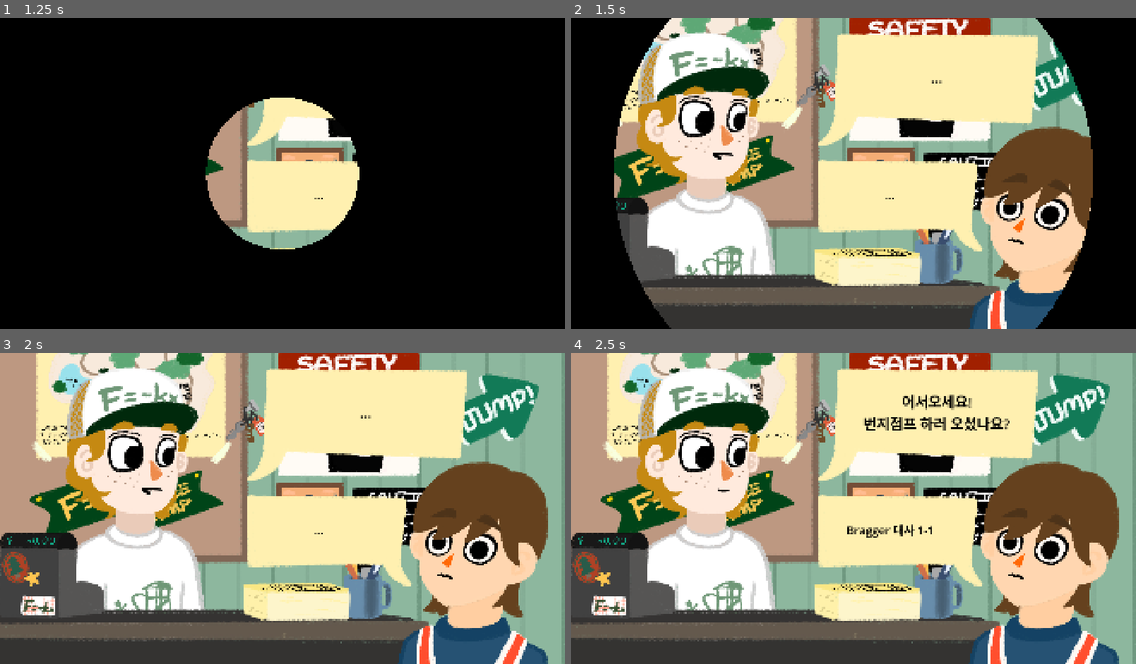
Above: before the commit, frames 1-4 (two rows, left to right).
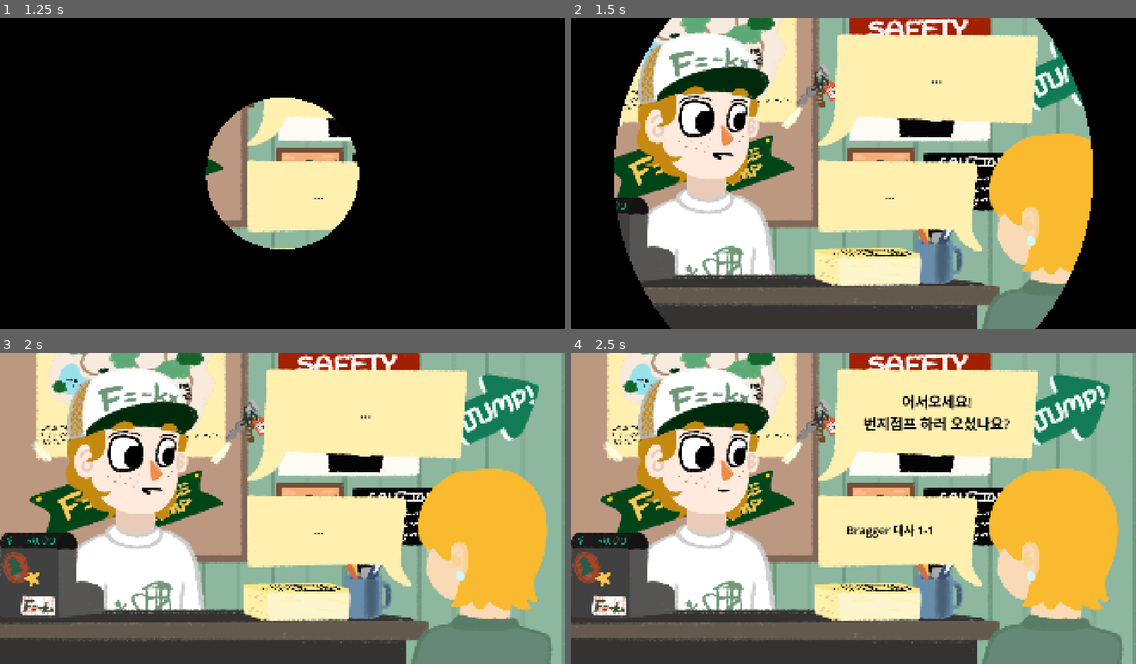
Above: after the commit, the same moments.

Repository: xyur2/F--kx
Game: Godot game, scene res://scene/main.tscn
Same seed, same stepped clock (60 frames per second), same inputs: the game is played once before the commit and once after it. This scene is started directly instead of the project's main scene.
Inputs:
- Up to frame 1 (1.25 s): tap Space (continue) at 0.6 s
- Up to frame 2 (1.5 s): tap Space (continue) at 1.35 s
- Up to frame 3 (2 s): no input
- Up to frame 4 (2.5 s): tap Enter at 2 s; tap Space (continue) at 2.1 s

Frame 1 is identical in both runs. In frame 2, 9.1% of the frame differs, in the area x 70-93%, y 34-100%; in frame 3, 13%, in the area x 70-98%, y 34-100%; in frame 4, 13%.

Commit message:
손님 외형 애니메이션 적용

Diff:
--- a/scene/customer.tscn
+++ b/scene/customer.tscn
@@ -9,6 +9,11 @@
 [ext_resource type="Texture2D" uid="uid://do1br3tm3v4f" path="res://asset/c2_2.png" id="7_ax5v5"]
 [ext_resource type="Texture2D" uid="uid://bnjafd4fagkgw" path="res://asset/c2_3.png" id="8_1o1vb"]
 [ext_resource type="Texture2D" uid="uid://cgkw2pyc6jgpa" path="res://asset/c2_4.png" id="9_2cc2q"]
+[ext_resource type="Texture2D" uid="uid://thtfw62n68kf" path="res://asset/c3_1.png" id="10_3d75n"]
+[ext_resource type="Texture2D" uid="uid://dqc3tdr8fses1" path="res://asset/c3_2.png" id="11_ax5v5"]
+[ext_resource type="Texture2D" uid="uid://b034wlotg40pd" path="res://asset/c3_3.png" id="12_1o1vb"]
+[ext_resource type="Texture2D" uid="uid://cbk7huqrx6fe6" path="res://asset/c3_4.png" id="13_2cc2q"]
+[ext_resource type="Script" uid="uid://q0nwbp8rexxi" path="res://script/customer_shape.gd" id="14_ax5v5"]
 
 [sub_resource type="SpriteFrames" id="SpriteFrames_ty3hb"]
 animations = [{
@@ -75,6 +80,38 @@
 "loop": true,
 "name": &"c2_4",
 "speed": 5.0
+}, {
+"frames": [{
+"duration": 1.0,
+"texture": ExtResource("10_3d75n")
+}],
+"loop": true,
+"name": &"c3_1",
+"speed": 5.0
+}, {
+"frames": [{
+"duration": 1.0,
+"texture": ExtResource("11_ax5v5")
+}],
+"loop": true,
+"name": &"c3_2",
+"speed": 5.0
+}, {
+"frames": [{
+"duration": 1.0,
+"texture": ExtResource("12_1o1vb")
+}],
+"loop": true,
+"name": &"c3_3",
+"speed": 5.0
+}, {
+"frames": [{
+"duration": 1.0,
+"texture": ExtResource("13_2cc2q")
+}],
+"loop": true,
+"name": &"c3_4",
+"speed": 5.0
 }]
 
 [node name="Customer" type="Node2D" unique_id=1501992636]
@@ -82,4 +119,7 @@
 
 [node name="AnimatedSprite2D" type="AnimatedSprite2D" parent="." unique_id=272378064]
 sprite_frames = SubResource("SpriteFrames_ty3hb")
-animation = &"c1_3"
+animation = &"c1_1"
+script = ExtResource("14_ax5v5")
+
+[connection signal="shape" from="." to="AnimatedSprite2D" method="_on_customer_shape"]
--- a/scene/main.tscn
+++ b/scene/main.tscn
@@ -34,6 +34,9 @@
 
 [node name="Bungee" parent="." unique_id=304857572 instance=ExtResource("1_v0l8b")]
 position = Vector2(0, 2000)
+
+[node name="AnimatedSprite2D" parent="Bungee/Customer" parent_id_path=PackedInt32Array(304857572, 242103159) index="0" unique_id=272378064]
+script = null
 
 [node name="Tower" parent="." unique_id=1629670762 instance=ExtResource("2_wp4xf")]
 
--- a/script/customer.gd
+++ b/script/customer.gd
@@ -2,10 +2,9 @@
 class_name Customer
 
 var personalities = ["Cower", "Bragger", "Mania", "Master"]
-var shapes = ["c1", "c2", "c3"]
+var shapes = [1, 2, 3]
+var chrshape = shapes.pick_random()
 var personality = personalities.pick_random()
-var animation
-signal shape(chr, phase)
 
 func get_line1():
 	var lines
@@ -94,30 +93,5 @@
 			]
 	return lines.pick_random()
 
-func set_shape1():
-	animation = get_child(0)
-	match shape:
-		"c1" : shape.emit(1, 1)
-		"c2" : shape.emit(2, 1)
-		"c3" :  shape.emit(3, 1)
-
-func set_shape2():
-	animation = get_child(0)
-	match shape:
-		"c1" : shape.emit(1, 2)
-		"c2" : shape.emit(2, 2)
-		"c3" :  shape.emit(3, 2)
-
-func set_shape3():
-	animation = get_child(0)
-	match shape:
-		"c1" : shape.emit(1, 3)
-		"c2" : shape.emit(2, 3)
-		"c3" :  shape.emit(3, 3)
-
-func set_shape4():
-	animation = get_child(0)
-	match shape:
-		"c1" : shape.emit(1, 4)
-		"c2" : shape.emit(2, 4)
-		"c3" :  shape.emit(3, 4)
+func get_shape():
+	return chrshape
--- a/script/gamesystem.gd
+++ b/script/gamesystem.gd
@@ -111,7 +111,7 @@
 		line_num_total = lines.size()
 		today.increase_customer()
 		camera.offset = tower_pos
-		customer.set_shape1()
+		set_shape(tower_customer_animation, customer.get_shape(), 1)
 		await transition.transition_out()         # 열기
 		line_num_now = 0
 		set_line_bungee_me("...")
@@ -141,7 +141,7 @@
 		camera.offset = bungee_pos
 		joke_scene.visible = true
 		pointer.position = Vector2(980.0, 540.0)
-		customer.set_shape2()
+		set_shape(bungee_customer_animation, customer.get_shape(), 2)
 		await transition.transition_out()         # 열기
 
 		# ----------- 장난 선택 장면 --------------
@@ -179,7 +179,7 @@
 			elif speaker == "customer":
 				set_line_bungee_customer(line_now)
 				bungee_me_animation.play("default")
-				customer.set_shape3()
+				set_shape(bungee_customer_animation, customer.get_shape(), 3)
 			else:
 				print("speaker 지정에 문제 발생")
 			line_num_now += 1
@@ -187,8 +187,8 @@
 		bungee_me_animation.play("smile")
 		await bungee
 		bungee_hand.play("bye")
+		set_shape(bungee_customer_animation, customer.get_shape(), 4)
 		var customer_tween = create_tween()
-		customer.set_shape4()
 		var new_pos = Vector2(bungee_customer.position.x, bungee_customer.position.y+1500)
 		var pos = Vector2(bungee_customer.position.x, bungee_customer.position.y)
 		customer_tween.tween_property(bungee_customer, "position", new_pos, 1)
@@ -249,6 +249,26 @@
 	is_animating = false
 	emit_signal("fallen")
 
+func set_shape(where, chr, num):
+	if chr == 1:
+		match num:
+			1 : where.play("c1_1")
+			2 : where.play("c1_2")
+			3 : where.play("c1_3")
+			4 : where.play("c1_4")
+	elif chr == 2:
+		match num:
+			1 : where.play("c2_1")
+			2 : where.play("c2_2")
+			3 : where.play("c2_3")
+			4 : where.play("c2_4")
+	else:
+		match num:
+			1 : where.play("c3_1")
+			2 : where.play("c3_2")
+			3 : where.play("c3_3")
+			4 : where.play("c3_4")
+
 func _input(_event: InputEvent) -> void:
 	if Input.is_action_just_pressed("continue"):
 		if is_bungee:
Binary file added: asset/c3_1.png
Not shown, added: asset/c3_1.png.import
Binary file added: asset/c3_2.png
Not shown, added: asset/c3_2.png.import
Binary file added: asset/c3_3.png
Not shown, added: asset/c3_3.png.import
Binary file added: asset/c3_4.png
Not shown, added: asset/c3_4.png.import
